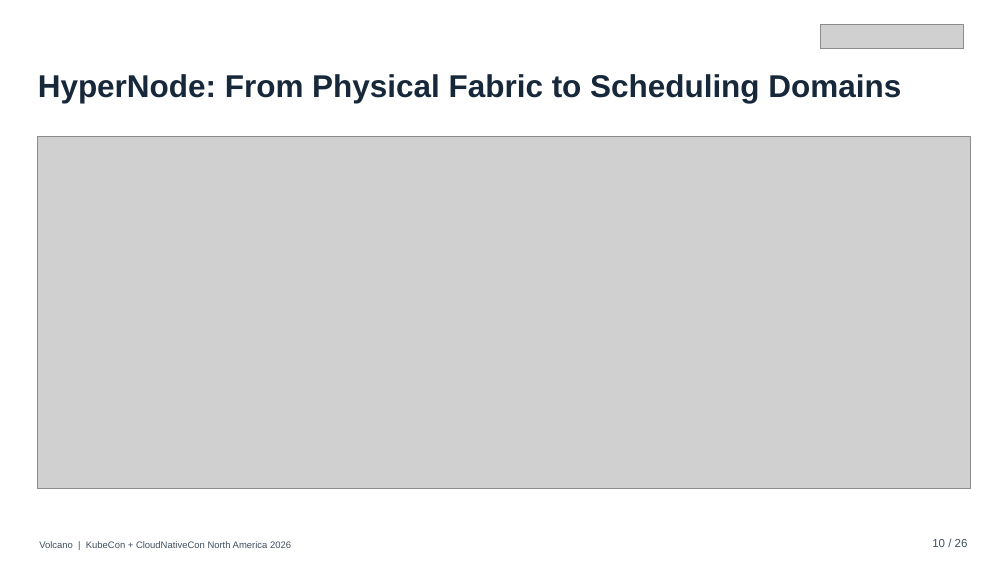
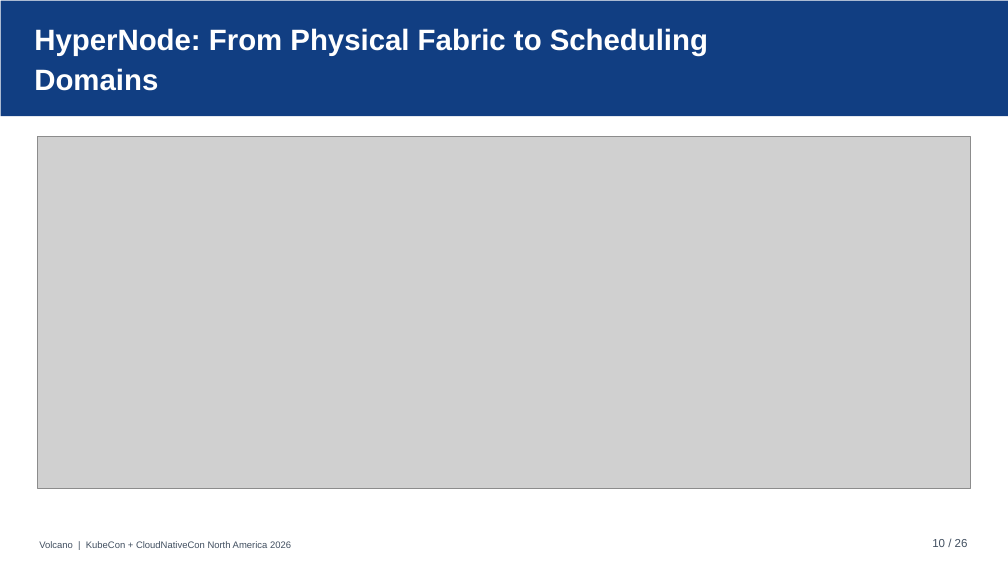
Before and after one commit to JesseStutler/volcano, a slide deck: slide 10 of docs/ppt/Volcano_KubeCon_NA_2026.pptx. Drawn at 1008x567 pixels with LibreOffice and Linux fonts; fonts in the diff are those of the drawing; grey boxes stand for pictures; background and template pictures are left out. Boxes give left, top, right and bottom in pixels: in the first picture for what was removed or moved away, otherwise in the second. Text is boxed around its words. In the diff, an @@ line names an element or a change of style, - is before the commit and + after.

```diff
--- a/docs/ppt/Volcano_KubeCon_NA_2026.pptx
+++ b/docs/ppt/Volcano_KubeCon_NA_2026.pptx
@@ rectangle added at [1, 1, 1008, 116], fill #113E82 @@
@@ text at [34, 28, 708, 91]: text changed; size 30 to 28 pt; text colour #17283B to #FFFFFF @@
-HyperNode: From Physical Fabric to Scheduling Domains
+HyperNode: From Physical Fabric to Scheduling
+Domains
@@ picture removed at [820, 24, 964, 48] @@
```
Also in this commit, not shown: 25 other slides changed, 48 other files.
